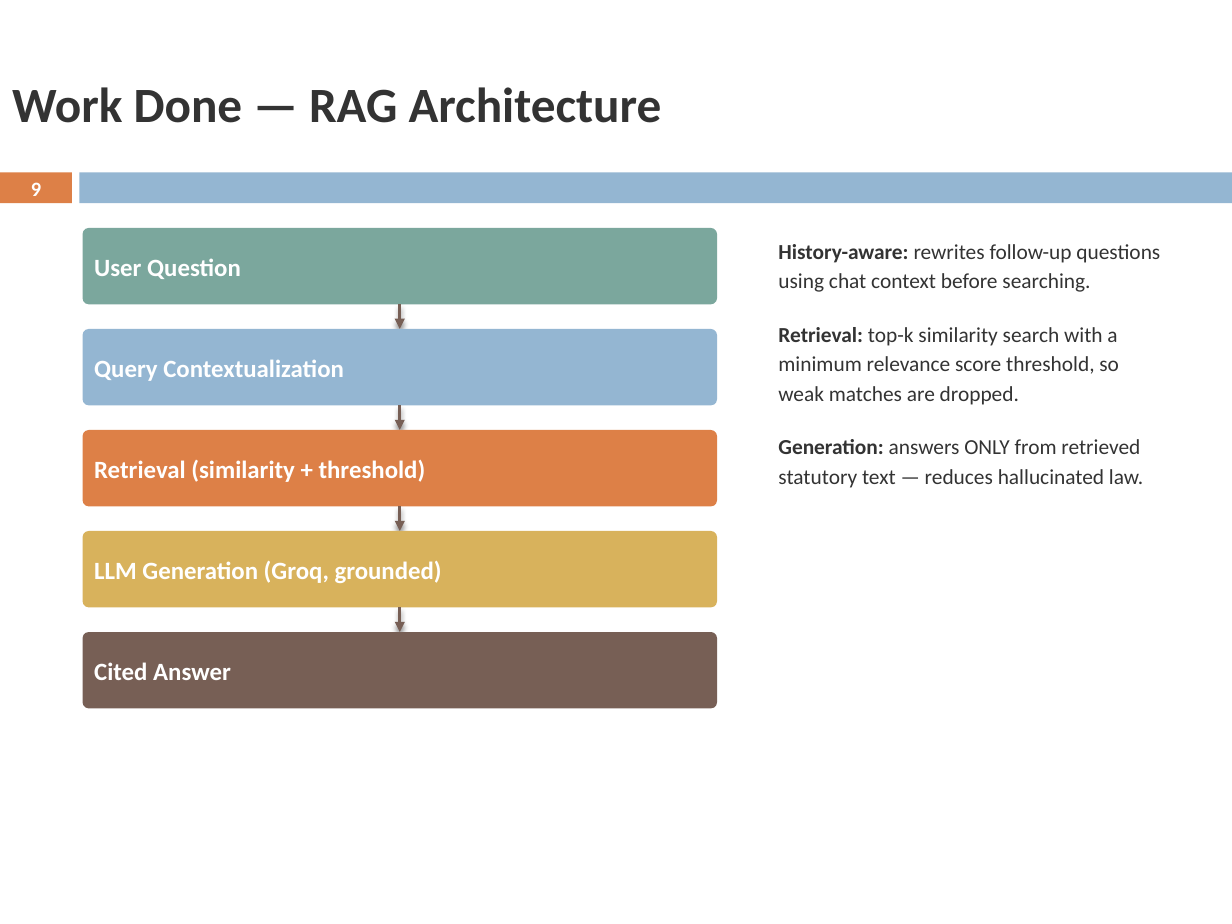
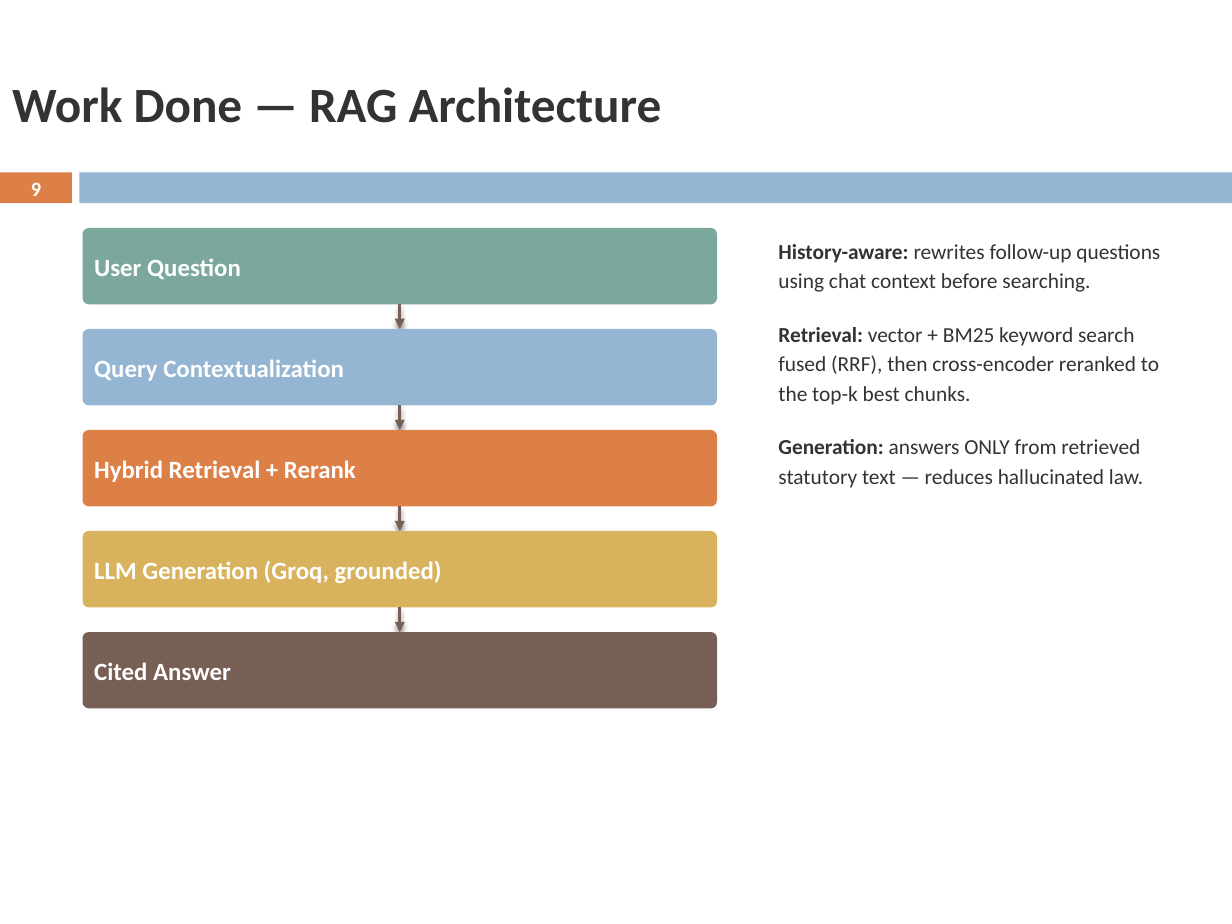
Before and after one commit to Devashish-Rawat1/LegalAssistant, a slide deck: slide 9 of docs/LegalAssistant_Presentation.pptx. Drawn at 1232x924 pixels with LibreOffice and Linux fonts; fonts in the diff are those of the drawing; background and template pictures are left out. Boxes give left, top, right and bottom in pixels: in the first picture for what was removed or moved away, otherwise in the second. Text is boxed around its words. In the diff, an @@ line names an element or a change of style, - is before the commit and + after.

```diff
--- a/docs/LegalAssistant_Presentation.pptx
+++ b/docs/LegalAssistant_Presentation.pptx
@@ text at [778, 327, 1159, 405]: text changed @@
-Retrieval: top-k similarity search with a minimum relevance score threshold, so weak matches are dropped.
+Retrieval: vector + BM25 keyword search fused (RRF), then cross-encoder reranked to the top-k best chunks.
@@ text in rounded rectangle at [94, 460, 356, 482]: text changed @@
-Retrieval (similarity + threshold)
+Hybrid Retrieval + Rerank
```
Also in this commit, not shown: 4 other slides changed.
